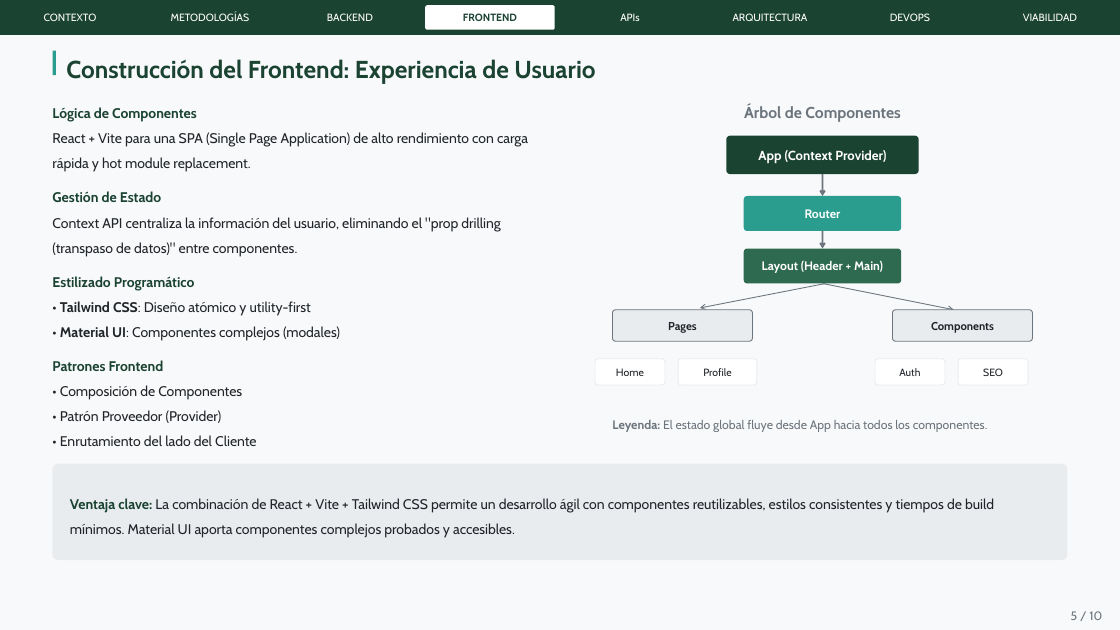
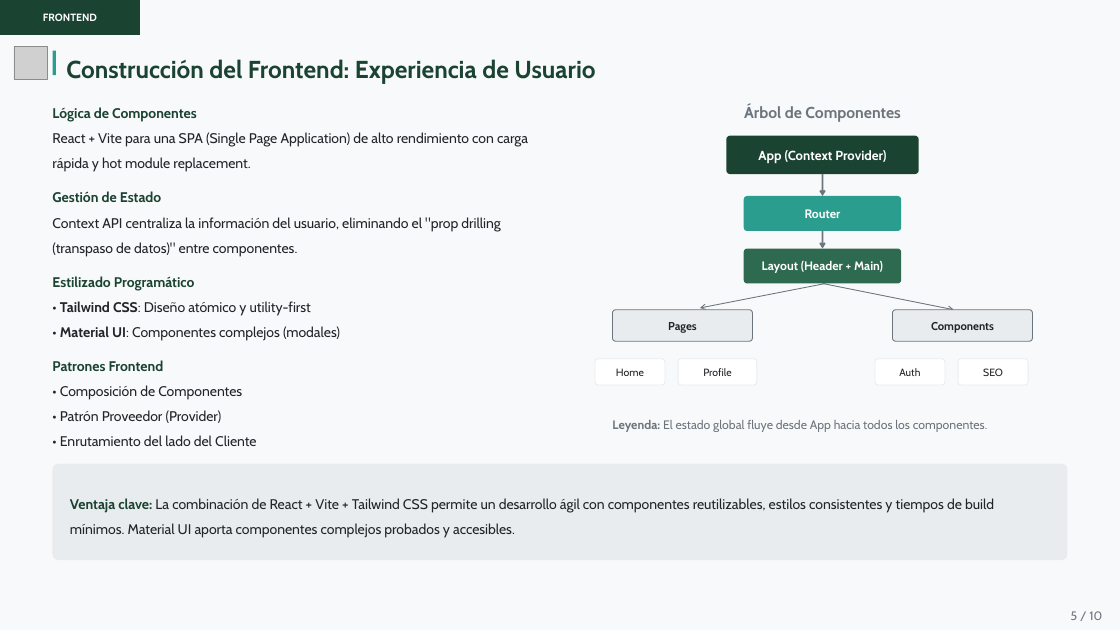
Before and after one commit to nicowooow/Proyecto-FP, a slide deck: slide 5 of documentos/YourTree.pptx. Drawn at 1120x630 pixels with LibreOffice and Linux fonts; fonts in the diff are those of the drawing; grey boxes stand for pictures. Boxes give left, top, right and bottom in pixels: in the first picture for what was removed or moved away, otherwise in the second. Text is boxed around its words. In the diff, an @@ line names an element or a change of style, - is before the commit and + after.

```diff
--- a/documentos/YourTree.pptx
+++ b/documentos/YourTree.pptx
@@ rectangle "FRONTEND": place and size @@
-rectangle "FRONTEND" at [463,13,517,21]
+rectangle "FRONTEND" at [0,0,140,35]
@@ rectangle "FRONTEND" at [0,0,140,35]: text colour #1B4332 to #FFFFFF; fill none to #1B4332 @@
@@ rectangle removed at [0,0,1120,35] @@
@@ text removed at [44,13,97,21] @@
-CONTEXTO
@@ text removed at [171,13,250,21] @@
-METODOLOGÍAS
@@ text removed at [327,13,373,21] @@
-BACKEND
@@ rounded rectangle removed at [425,5,555,30] @@
@@ text removed at [620,13,639,21] @@
-APIs
@@ text removed at [733,13,808,21] @@
-ARQUITECTURA
@@ text removed at [890,13,930,21] @@
-DEVOPS
@@ text removed at [1023,13,1077,21] @@
-VIABILIDAD
@@ picture added at [14,47,47,80] @@
```
Also in this commit, not shown: 8 other slides changed, 2 slides added, 8 other files.
